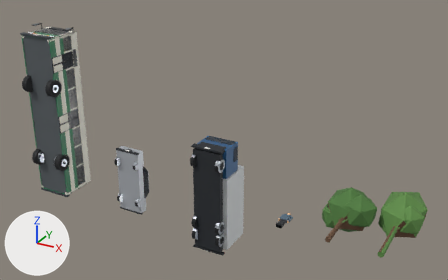
The Blender file tools/bus-model.blend: old version first, new version second.
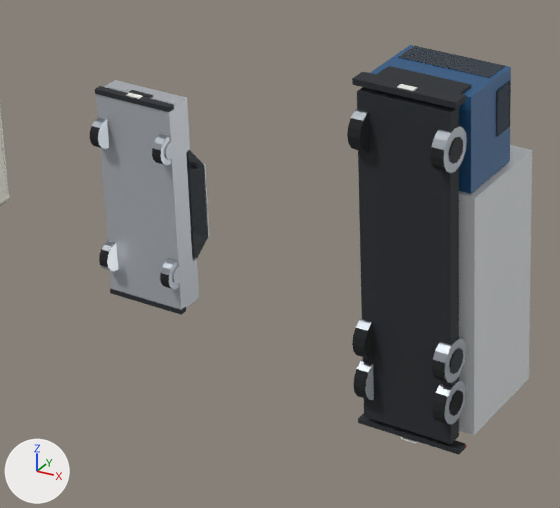
Each version appears first whole from a 50 mm camera at (30.2, -28.8, 19.1) aimed at (12.4, 3.6, 2.9), and next in a close-up on the part from 20% to 56% of the width and 44% to 97% of the height. The lights are fixed; the arrows at lower left show +X, +Y and +Z. The first two pictures are the older version.

Objects in the first close-up: 'Sedan', 'Truck' and 3 more.
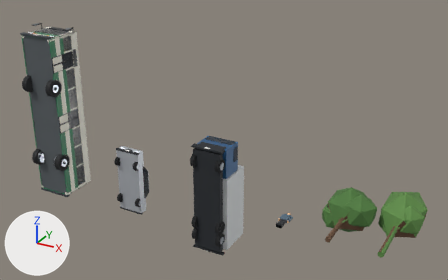
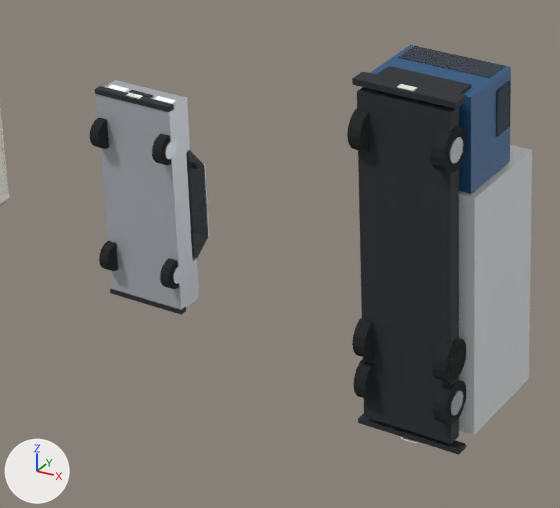
Changed parts and their boxes [x1, y1, x2, y2] in the close-ups (560 x 508 px):
part 1 of me_sedan, recoloured: [164, 141, 177, 160] in both
part 2 of me_sedan, recoloured: [108, 85, 175, 103] in both
part 3 of me_sedan, recoloured: [161, 258, 179, 289] in both
part 4 of me_sedan, recoloured: [152, 134, 171, 165] in both
part 5 of me_sedan, recoloured: [102, 241, 115, 251] in both
part 6 of me_sedan, recoloured: [92, 118, 109, 149] in both
part 7 of me_sedan, recoloured: [107, 243, 118, 271] in both
part 8 of me_truck, recoloured: [451, 349, 463, 374] in both
part 9 of me_truck, recoloured: [449, 348, 460, 416] in both
part 10 of me_truck, recoloured: [449, 137, 463, 164] in both
part 11 of me_truck, recoloured: [451, 391, 463, 415] in both
part 12 of me_truck, recoloured: [356, 317, 374, 400] in both
part 13 of me_truck, recoloured: [433, 338, 466, 425] in both
part 14 of me_truck, recoloured: [431, 126, 467, 173] in both
part 15 of me_truck, recoloured: [351, 108, 368, 121] in both

The change, as a diff of the scene's bpy script:
```diff
--- a/tools/bus-model.blend.py
+++ b/tools/bus-model.blend.py
@@ me_sedan @@
 me_sedan.from_pydata(...)  # 344 vertices, 218 faces; spans x -0.95..0.95, y 0.0..1.48, z -2.25..2.27
 # used by ob_sedan; location = (7.0, 0.0, 0.0)
+# me_sedan part 1: 9 of the faces centred in x 0.76..0.87, y 0.13..0.42, z 1.18..1.52 switch from mat_carpaint (light grey #b8bcc2) to mat_carhub (grey #9aa0a6)
+# me_sedan part 2: 12 of the faces centred in x -0.75..0.75, y 0.56..0.68, z 2.16..2.22 switch from mat_carpaint (light grey #b8bcc2) to mat_carlight (white #eef3f8, glowing white #eef3f8)
+# me_sedan part 3: 7 of the faces centred in x 0.74..0.84, y 0.06..0.54, z -1.35..-1.06 switch from mat_carhub (grey #9aa0a6) to mat_cartire (black #191b1d)
+# me_sedan part 4: 7 of the faces centred in x 0.74..0.84, y 0.06..0.54, z 1.35..1.64 switch from mat_carhub (grey #9aa0a6) to mat_cartire (black #191b1d)
+# me_sedan part 5: 6 of the faces centred in x -0.84..-0.74, y 0.14..0.54, z -1.35..-1.06 switch from mat_carhub (grey #9aa0a6) to mat_cartire (black #191b1d)
+# me_sedan part 6: 6 of the faces centred in x -0.74..-0.64, y 0.14..0.54, z 1.35..1.64 switch from mat_carhub (grey #9aa0a6) to mat_cartire (black #191b1d)
+# me_sedan part 7: 2 of the faces centred in x -0.74..-0.64, y 0.3..0.59, z -1.35..-1.29 switch from mat_carlight (white #eef3f8, glowing white #eef3f8) to mat_cartire (black #191b1d)
 me_sedan.materials.append(mat_carglass)
@@ me_truck @@
 me_truck.from_pydata(...)  # 456 vertices, 282 faces; spans x -1.15..1.15, y 0.0..3.08, z -3.57..3.73
 # used by ob_truck; location = (13.0, 0.0, 0.0)
+# me_truck part 8: 11 of the faces centred in x 0.85..1.01, y 0.19..0.82, z -2.85..-1.55 switch from mat_cartrim (black #24282d) to mat_cartire (black #191b1d)
+# me_truck part 9: 16 of the faces centred in x 0.87, y 0.2..0.58, z -2.67..-1.33 switch from mat_cartrim (black #24282d) to mat_carhub (grey #9aa0a6)
+# me_truck part 10: 9 of the faces centred in x 0.87..1.01, y 0.2..0.58, z 2.53..2.97 switch from mat_cartrim (black #24282d) to mat_carhub (grey #9aa0a6)
+# me_truck part 11: 6 of the faces centred in x 0.73..1.01, y 0.42..0.64, z -2.45..-1.39 switch from mat_cartire (black #191b1d) to mat_carhub (grey #9aa0a6)
+# me_truck part 12: 14 of the faces centred in x -0.98..-0.72, y 0.19..0.82, z -2.45..-1.15 switch from mat_carhub (grey #9aa0a6) to mat_cartire (black #191b1d)
+# me_truck part 13: 13 of the faces centred in x 0.85..0.98, y 0.08..0.76, z -2.45..-1.15 switch from mat_carhub (grey #9aa0a6) to mat_cartire (black #191b1d)
+# me_truck part 14: 7 of the faces centred in x 0.85..0.98, y 0.08..0.76, z 2.75..3.15 switch from mat_carhub (grey #9aa0a6) to mat_cartire (black #191b1d)
+# me_truck part 15: 6 of the faces centred in x -0.98..-0.85, y 0.19..0.76, z 2.75..3.15 switch from mat_carhub (grey #9aa0a6) to mat_cartire (black #191b1d)
 me_truck.materials.append(mat_truckcab)
```
